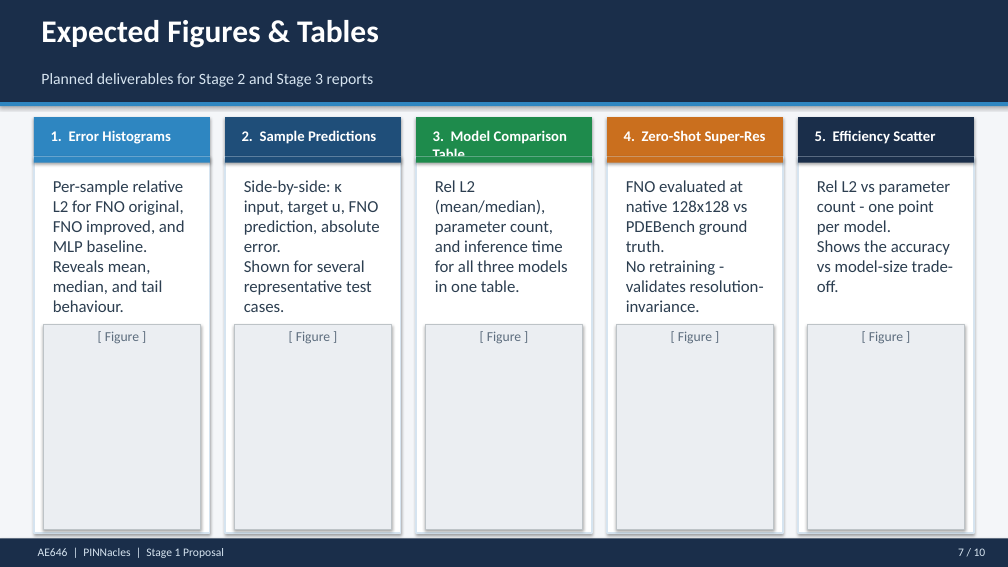
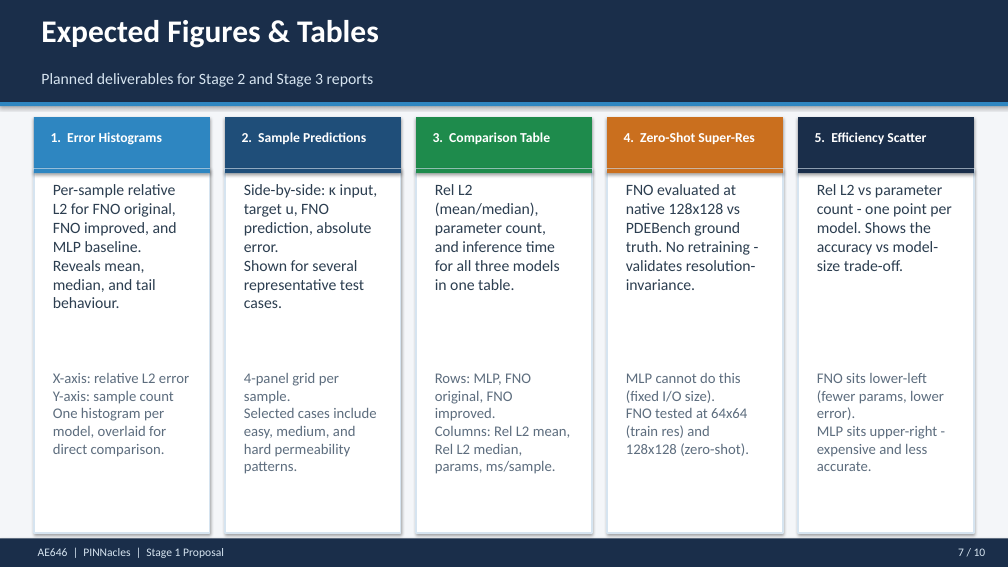
Before and after one commit to ARYAMANN7279/AE646-PINNacles, a slide deck: slide 7 of docs/PINNacles_Stage1_Presentation.pptx. Drawn at 1008x567 pixels with LibreOffice and Linux fonts; fonts in the diff are those of the drawing. Boxes give left, top, right and bottom in pixels: in the first picture for what was removed or moved away, otherwise in the second. Text is boxed around its words. In the diff, an @@ line names an element or a change of style, - is before the commit and + after.

```diff
--- a/docs/PINNacles_Stage1_Presentation.pptx
+++ b/docs/PINNacles_Stage1_Presentation.pptx
@@ rectangle: place and size @@
-rectangle at (34,117,210,157)
+rectangle at (34,117,210,169)
@@ rectangle: place and size @@
-rectangle at (225,117,402,157)
+rectangle at (225,117,402,169)
@@ rectangle: place and size @@
-rectangle at (416,117,592,157)
+rectangle at (416,117,592,169)
@@ rectangle: place and size @@
-rectangle at (607,157,783,163)
+rectangle at (607,117,783,169)
@@ rectangle: place and size @@
-rectangle at (798,117,974,157)
+rectangle at (798,117,974,169)
@@ text at (433,132,550,144): text changed; size 14 to 13 pt @@
-3. Model Comparison Table
+3. Comparison Table
@@ size 14 to 13 pt in 4 elements at (51,132,162,145), (242,132,366,144), (624,132,754,144), (815,132,926,144) @@
@@ rectangle: place and size @@
-rectangle at (34,157,210,533)
+rectangle at (34,169,210,533)
@@ rectangle: place and size @@
-rectangle at (225,157,402,533)
+rectangle at (225,169,402,533)
@@ rectangle: place and size @@
-rectangle at (416,157,592,533)
+rectangle at (416,169,592,533)
@@ rectangle: place and size @@
-rectangle at (607,117,783,157)
+rectangle at (607,169,783,173)
@@ rectangle: place and size @@
-rectangle at (607,157,783,533)
+rectangle at (607,169,783,533)
@@ 4 rectangles: place and size @@
-4 rectangles at (34,157,974,163)
+4 rectangles at (34,169,974,173)
@@ rectangle: place and size @@
-rectangle at (798,157,974,533)
+rectangle at (798,169,974,533)
@@ size 16 to 15 pt in 5 elements at (53,184,177,308), (244,184,378,308), (435,184,560,290), (626,184,756,290), (817,184,952,271) @@
@@ rectangle removed at (43,324,201,529) @@
@@ rectangle removed at (234,324,392,529) @@
@@ rectangle removed at (425,324,583,529) @@
@@ rectangle removed at (616,324,774,529) @@
@@ rectangle removed at (807,324,965,529) @@
@@ text removed at (105,331,139,344) @@
-[ Figure ]
@@ text removed at (296,331,330,344) @@
-[ Figure ]
@@ text removed at (487,331,521,344) @@
-[ Figure ]
@@ text removed at (678,331,712,344) @@
-[ Figure ]
@@ text removed at (869,331,903,344) @@
-[ Figure ]
@@ text added at (53,373,189,457), 14 pt, text #5D6D7E @@
+X-axis: relative L2 error
+Y-axis: sample count
+One histogram per model, overlaid for direct comparison.
@@ text added at (244,373,376,474), 14 pt, text #5D6D7E @@
+4-panel grid per sample.
+Selected cases include easy, medium, and hard permeability patterns.
@@ text added at (435,373,571,474), 14 pt, text #5D6D7E @@
+Rows: MLP, FNO original, FNO improved.
+Columns: Rel L2 mean, Rel L2 median, params, ms/sample.
@@ text added at (626,373,749,456), 14 pt, text #5D6D7E @@
+MLP cannot do this (fixed I/O size).
+FNO tested at 64x64 (train res) and 128x128 (zero-shot).
@@ text added at (817,373,944,471), 14 pt, text #5D6D7E @@
+FNO sits lower-left (fewer params, lower error).
+MLP sits upper-right - expensive and less accurate.
```
Also in this commit, not shown: 2 other files.
